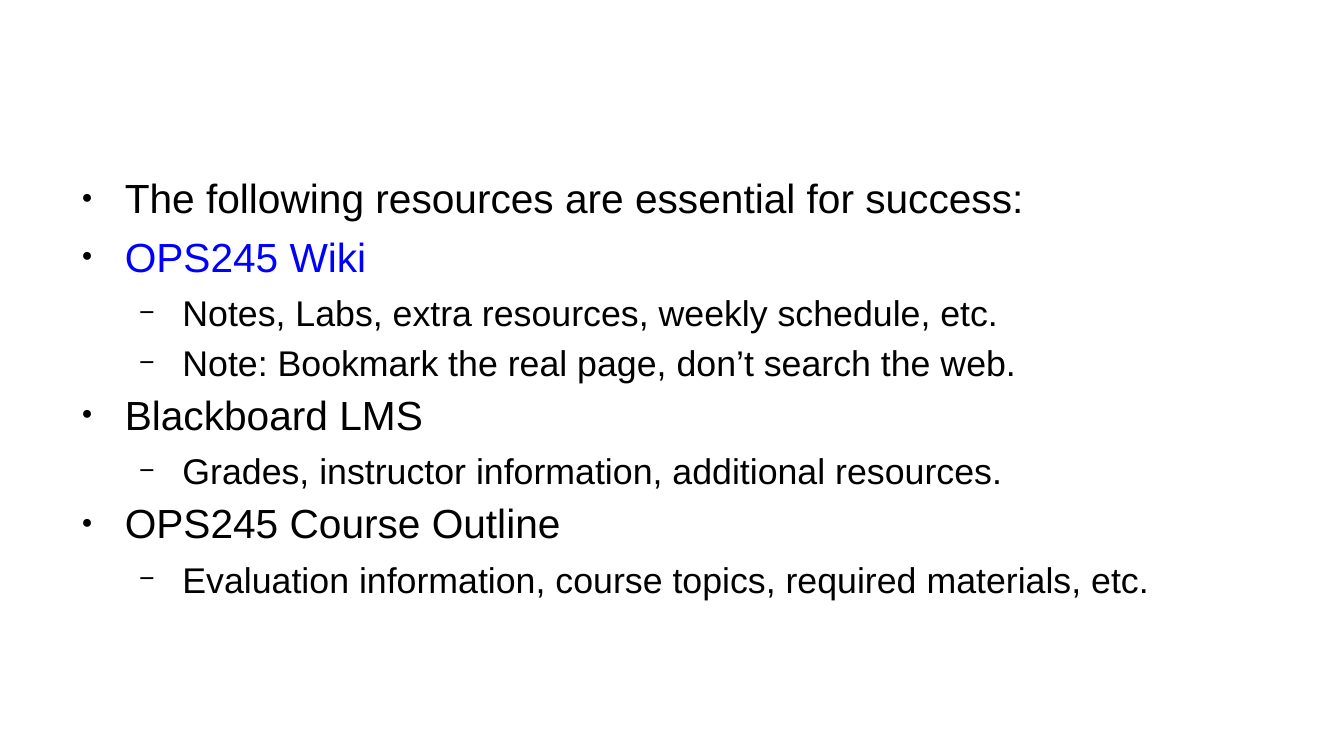
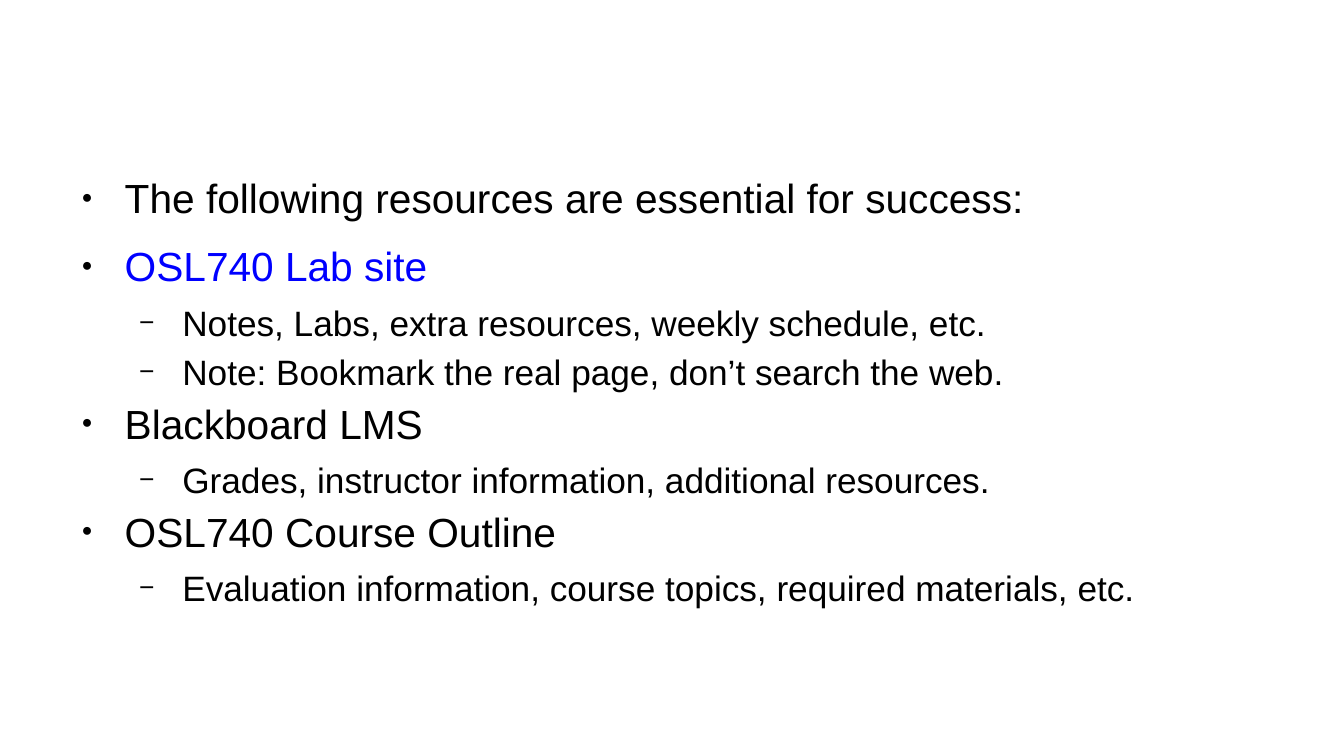
Before and after one commit to Seneca-ICTOER/OSL740, a slide deck: slide 6 of static/slides/w1-l1.pptx (slide 7 before the commit). Drawn at 1344x756 pixels with LibreOffice and Linux fonts; fonts in the diff are those of the drawing; background and template pictures are left out. Boxes give left, top, right and bottom in pixels: in the first picture for what was removed or moved away, otherwise in the second. Text is boxed around its words. In the diff, an @@ line names an element or a change of style, - is before the commit and + after.

```diff
--- a/static/slides/w1-l1.pptx
+++ b/static/slides/w1-l1.pptx
@@ text at box(125, 251, 427, 282): text changed @@
-● OPS245 Wiki
+● OSL740 Lab site
@@ text at box(182, 310, 1135, 608): size 21.1 to 20.8 pt in "Notes, Labs, extra resources, weekly schedule, etc.", "Note: Bookmark the real page, don’t search ...", "Grades, instructor information, additional resources.", "Evaluation information, course topics, required materials, e ..." @@
@@ text at box(125, 517, 556, 548): text changed @@
-● OPS245 Course Outline
+● OSL740 Course Outline
```
Also in this commit, not shown: 5 other slides changed, 1 slide removed, 1 other file.
